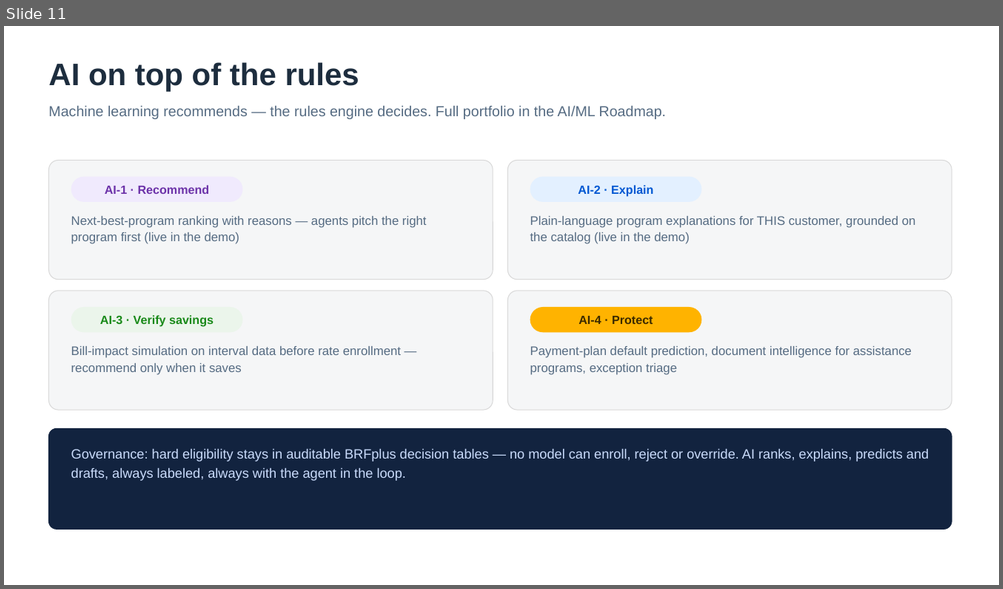
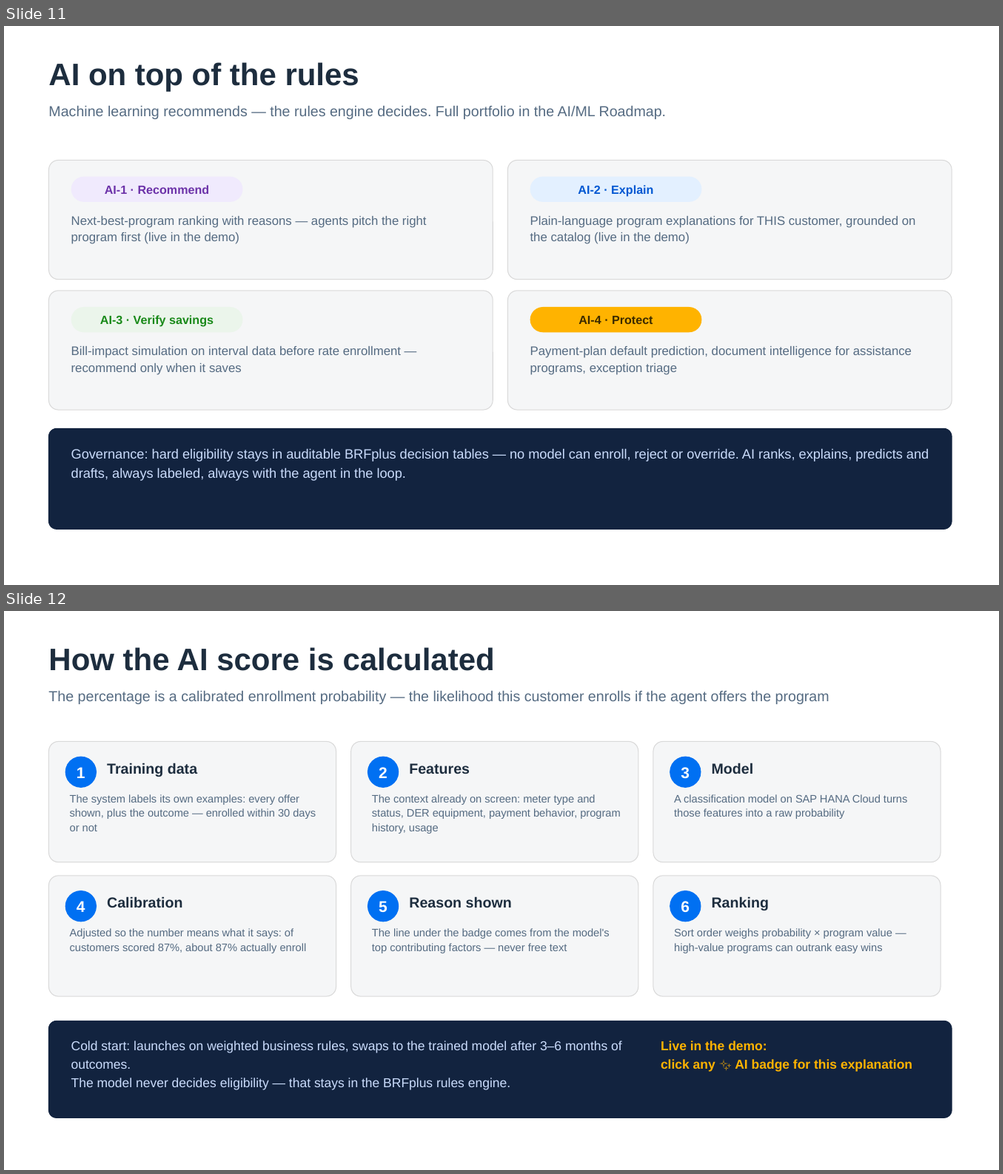
Before and after one commit to Sri-Varahi-GLobal-Business-Services-LLC/Customer-Enrollment-Center, a slide deck: Enrollment Center/Enrollment Center - Client Presentation v1.0.pptx. Shown one above the other, each under a label of ours: slide 11 before the commit, slides 11 and 12 after it. The pictures are 1003x589 and 1003x1174 pixels, drawn with LibreOffice and Linux fonts; fonts in the diff are those of the drawing. Boxes give left, top, right and bottom in pixels: in the first picture for what was removed or moved away, otherwise in the second. Text is boxed around its words. In the diff, an @@ line names an element or a change of style, - is before the commit and + after.

```diff
--- a/Enrollment Center/Enrollment Center - Client Presentation v1.0.pptx
+++ b/Enrollment Center/Enrollment Center - Client Presentation v1.0.pptx
@@ slide 12 added at bbox=[4, 611, 999, 1170], background #FFFFFF @@
@@ text added at bbox=[48, 647, 495, 671], 30 pt, text #1D2D3E, bold @@
+How the AI score is calculated
@@ text added at bbox=[48, 691, 829, 704], 14 pt, text #556B82 @@
+The percentage is a calibrated enrollment probability — the likelihood this customer enrolls if the agent offers the program
@@ rounded rectangle added at bbox=[48, 741, 336, 863], fill #F5F6F7, outline #D9D9D9 0.75 pt @@
@@ rounded rectangle added at bbox=[351, 741, 638, 863], fill #F5F6F7, outline #D9D9D9 0.75 pt @@
@@ rounded rectangle added at bbox=[653, 741, 940, 863], fill #F5F6F7, outline #D9D9D9 0.75 pt @@
@@ ellipse added at bbox=[65, 757, 96, 788], fill #0070F2, 15 pt, text #FFFFFF, bold @@
+1
@@ text added at bbox=[107, 763, 197, 777], 14 pt, text #1D2D3E, bold @@
+Training data
@@ ellipse added at bbox=[367, 757, 398, 788], fill #0070F2, 15 pt, text #FFFFFF, bold @@
+2
@@ text added at bbox=[409, 763, 469, 774], 14 pt, text #1D2D3E, bold @@
+Features
@@ ellipse added at bbox=[669, 757, 701, 788], fill #0070F2, 15 pt, text #FFFFFF, bold @@
+3
@@ text added at bbox=[711, 763, 754, 774], 14 pt, text #1D2D3E, bold @@
+Model
@@ text added at bbox=[70, 795, 316, 832], 10.5 pt, text #556B82 @@
+The system labels its own examples: every offer shown, plus the outcome — enrolled within 30 days or not
@@ text added at bbox=[372, 795, 620, 834], 10.5 pt, text #556B82 @@
+The context already on screen: meter type and status, DER equipment, payment behavior, program history, usage
@@ text added at bbox=[674, 795, 907, 819], 10.5 pt, text #556B82 @@
+A classification model on SAP HANA Cloud turns those features into a raw probability
@@ rounded rectangle added at bbox=[48, 876, 336, 997], fill #F5F6F7, outline #D9D9D9 0.75 pt @@
@@ rounded rectangle added at bbox=[351, 876, 638, 997], fill #F5F6F7, outline #D9D9D9 0.75 pt @@
@@ rounded rectangle added at bbox=[653, 876, 940, 997], fill #F5F6F7, outline #D9D9D9 0.75 pt @@
@@ ellipse added at bbox=[65, 891, 96, 922], fill #0070F2, 15 pt, text #FFFFFF, bold @@
+4
@@ text added at bbox=[107, 897, 182, 908], 14 pt, text #1D2D3E, bold @@
+Calibration
@@ ellipse added at bbox=[367, 891, 398, 922], fill #0070F2, 15 pt, text #FFFFFF, bold @@
+5
@@ text added at bbox=[409, 897, 512, 908], 14 pt, text #1D2D3E, bold @@
+Reason shown
@@ ellipse added at bbox=[669, 891, 701, 922], fill #0070F2, 15 pt, text #FFFFFF, bold @@
+6
@@ text added at bbox=[711, 897, 768, 911], 14 pt, text #1D2D3E, bold @@
+Ranking
@@ text added at bbox=[70, 928, 307, 954], 10.5 pt, text #556B82 @@
+Adjusted so the number means what it says: of customers scored 87%, about 87% actually enroll
@@ text added at bbox=[372, 928, 609, 954], 10.5 pt, text #556B82 @@
+The line under the badge comes from the model's top contributing factors — never free text
@@ text added at bbox=[674, 928, 892, 954], 10.5 pt, text #556B82 @@
+Sort order weighs probability × program value — high-value programs can outrank easy wins
@@ rounded rectangle added at bbox=[48, 1022, 951, 1119], fill #12233F, outline #12233F 0.75 pt @@
@@ text added at bbox=[71, 1041, 622, 1091], 12.5 pt, text #CADCFC @@
+Cold start: launches on weighted business rules, swaps to the trained model after 3–6 months of outcomes.
+The model never decides eligibility — that stays in the BRFplus rules engine.
@@ text added at bbox=[660, 1041, 912, 1072], 12.5 pt, text #FFB300, bold @@
+Live in the demo:
+click any ✨ AI badge for this explanation
```
Also in this commit, not shown: 2 other files.
